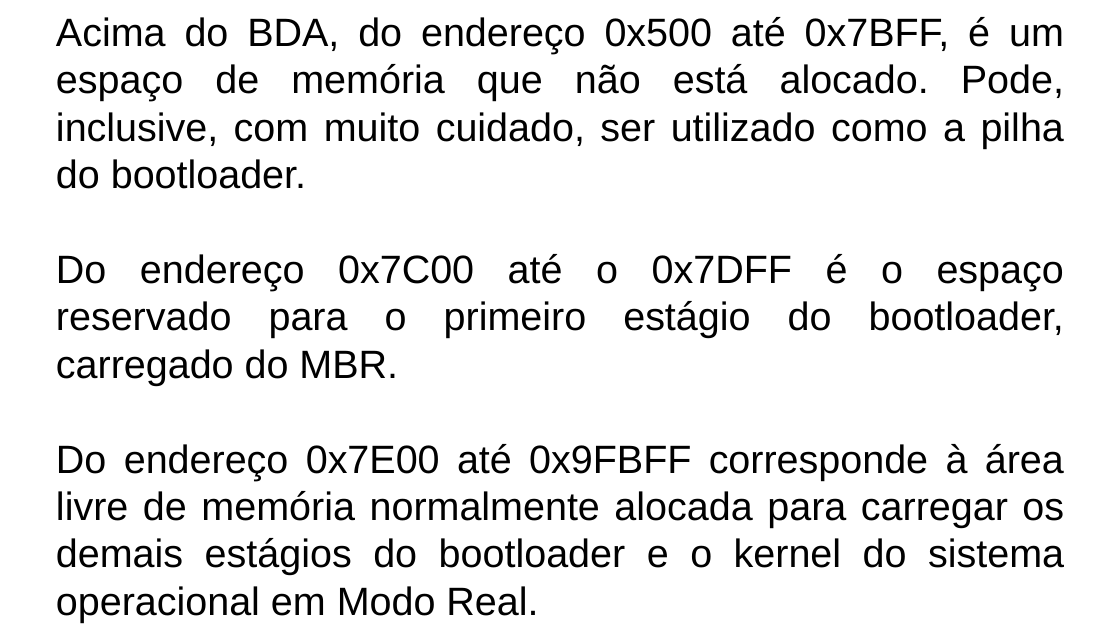
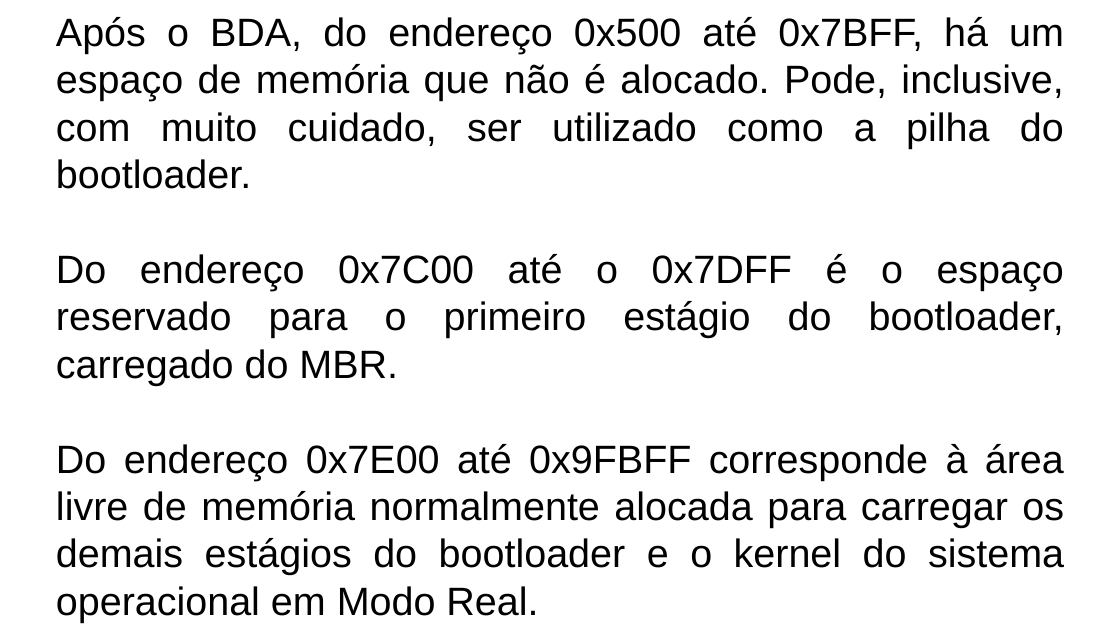
Before and after one commit to LeandroApAlmeida/Bootloader, a slide deck: slide 30 of doc/Fakenix.odp. Drawn at 1120x630 pixels with LibreOffice and Linux fonts; fonts in the diff are those of the drawing. Boxes give left, top, right and bottom in pixels: in the first picture for what was removed or moved away, otherwise in the second. Text is boxed around its words. In the diff, an @@ line names an element or a change of style, - is before the commit and + after.

```diff
--- a/doc/Fakenix.odp
+++ b/doc/Fakenix.odp
@@ text at (56, 17, 1064, 189): text changed @@
-Acima do BDA, do endereço 0x500 até 0x7BFF, é um espaço de memória que não está alocado. Pode, inclusive, com muito cuidado, ser utilizado como a pilha do bootloader.
+Após o BDA, do endereço 0x500 até 0x7BFF, há um espaço de memória que não é alocado. Pode, inclusive, com muito cuidado, ser utilizado como a pilha do bootloader.
```
Also in this commit, not shown: 9 other slides changed, 1 other file.
